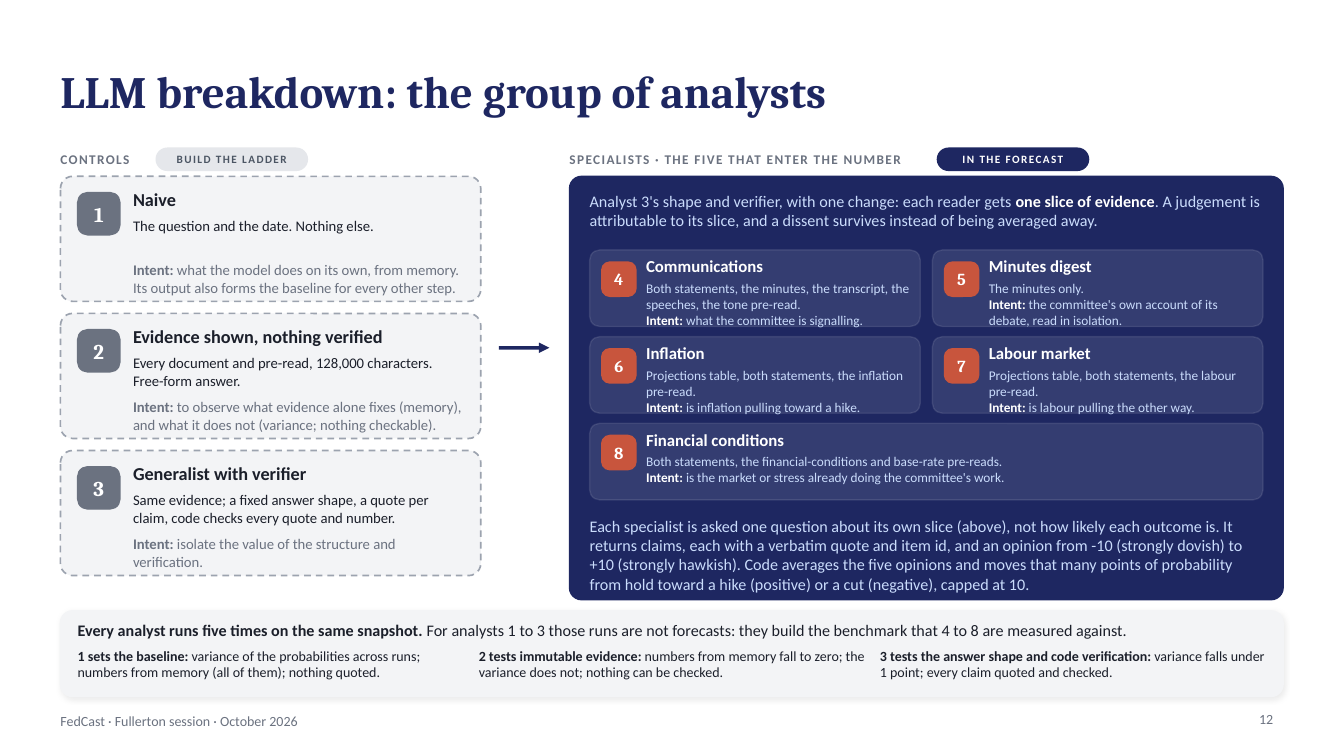
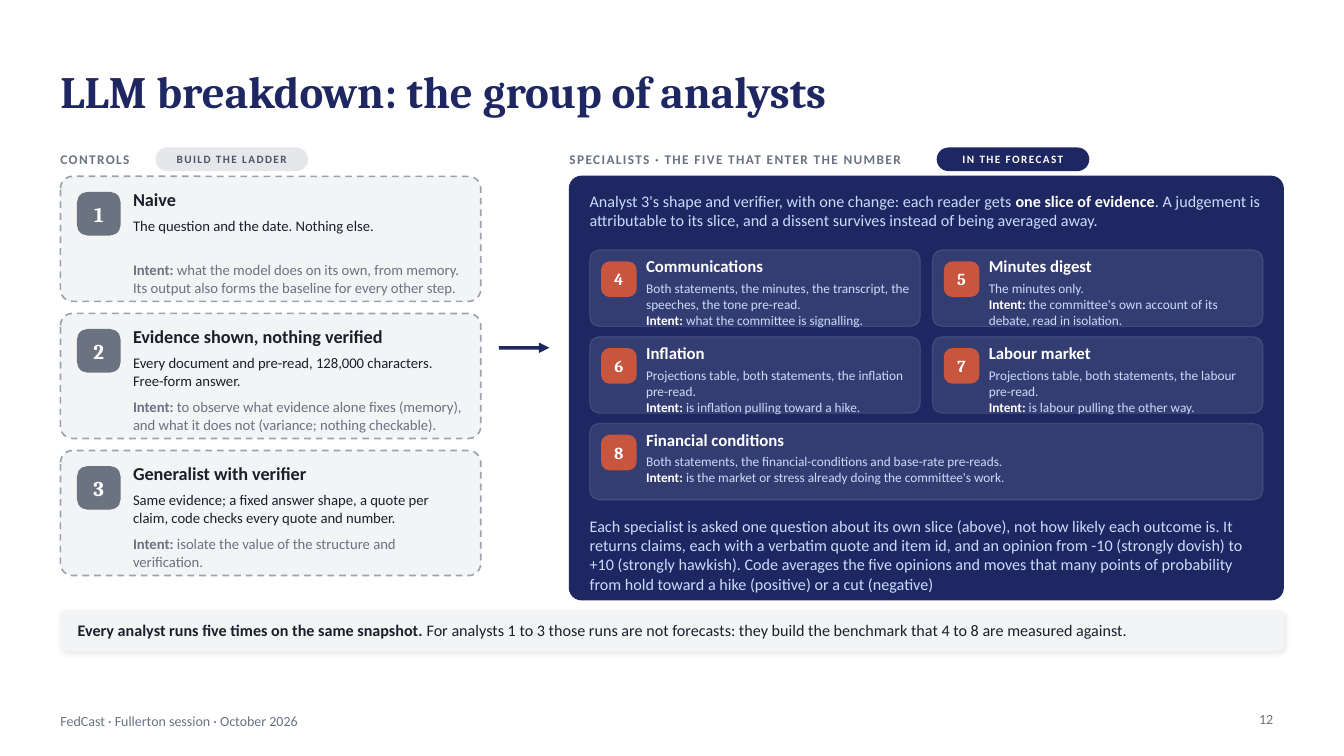
Before and after one commit to kmt112/fed-forecast, a slide deck: slide 12 of docs/FedCast_Fullerton.pptx. Drawn at 1344x756 pixels with LibreOffice and Linux fonts; fonts in the diff are those of the drawing. Boxes give left, top, right and bottom in pixels: in the first picture for what was removed or moved away, otherwise in the second. Text is boxed around its words. In the diff, an @@ line names an element or a change of style, - is before the commit and + after.

```diff
--- a/docs/FedCast_Fullerton.pptx
+++ b/docs/FedCast_Fullerton.pptx
@@ text at bbox=[590, 520, 1243, 593]: text changed @@
-Each specialist is asked one question about its own slice (above), not how likely each outcome is. It returns claims, each with a verbatim quote and item id, and an opinion from -10 (strongly dovish) to +10 (strongly hawkish). Code averages the five opinions and moves that many points of probability from hold toward a hike (positive) or a cut (negative), capped at 10.
+Each specialist is asked one question about its own slice (above), not how likely each outcome is. It returns claims, each with a verbatim quote and item id, and an opinion from -10 (strongly dovish) to +10 (strongly hawkish). Code averages the five opinions and moves that many points of probability from hold toward a hike (positive) or a cut (negative)
@@ rounded rectangle: place and size @@
-rounded rectangle at bbox=[60, 611, 1284, 697]
+rounded rectangle at bbox=[60, 611, 1284, 650]
@@ text removed at bbox=[78, 651, 421, 680] @@
-1 sets the baseline: variance of the probabilities across runs; numbers from memory (all of them); nothing quoted.
@@ text removed at bbox=[479, 651, 865, 680] @@
-2 tests immutable evidence: numbers from memory fall to zero; the variance does not; nothing can be checked.
@@ text removed at bbox=[880, 651, 1265, 680] @@
-3 tests the answer shape and code verification: variance falls under 1 point; every claim quoted and checked.
```
Also in this commit, not shown: 9 other slides changed, 1 slide removed, 1 other file.
